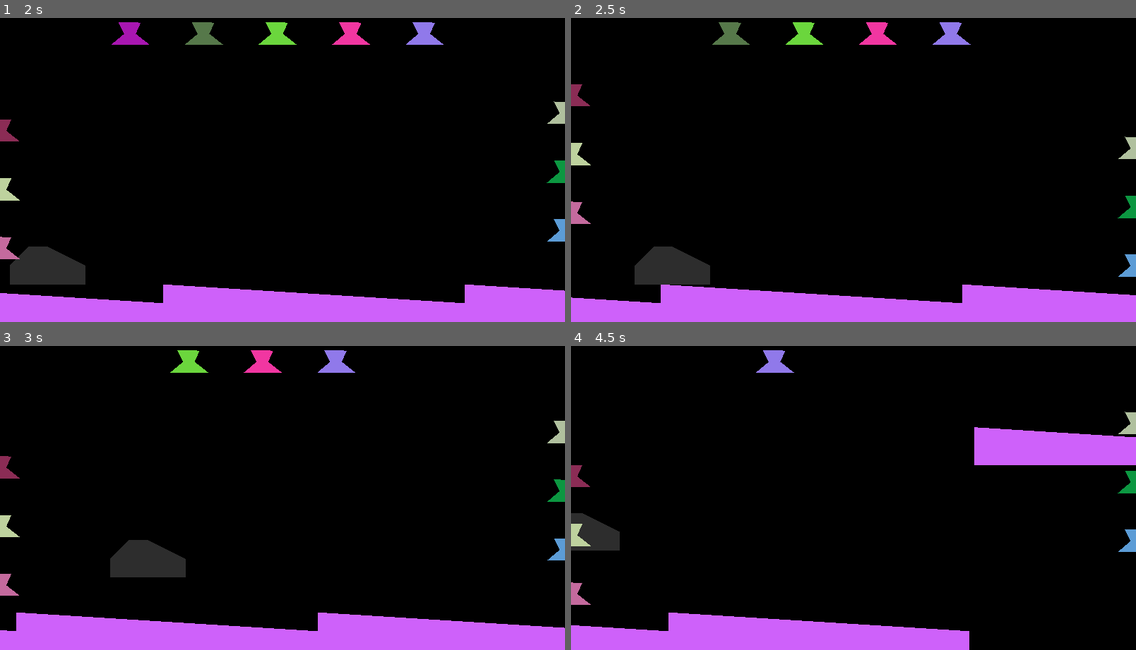
Above: before the commit, frames 1-4 (two rows, left to right).
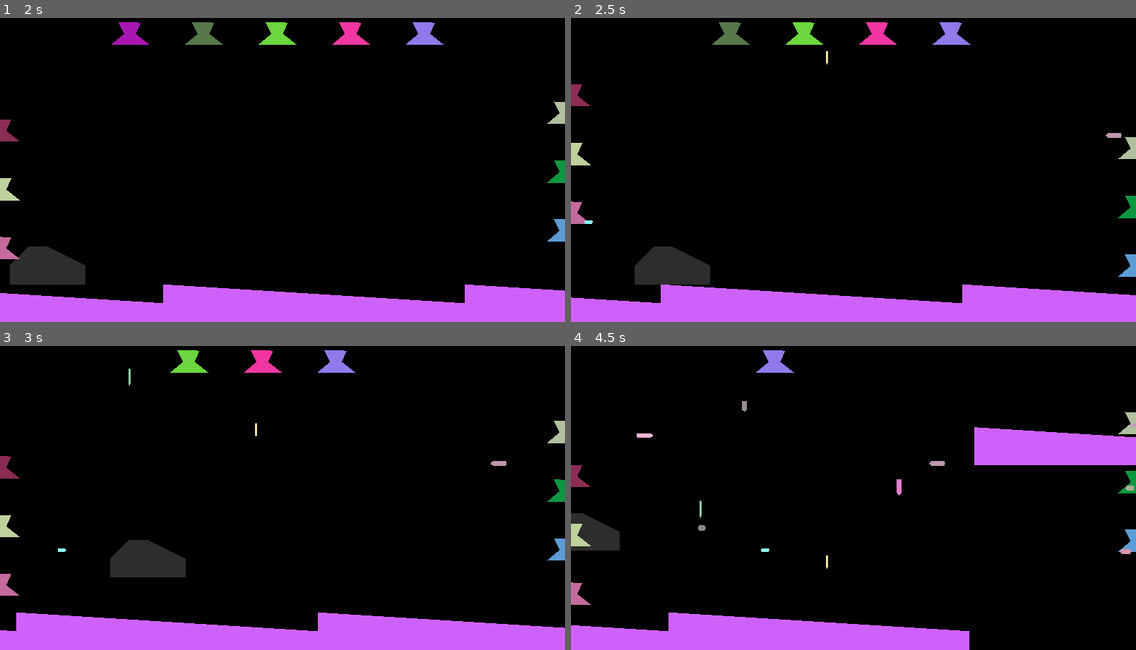
Above: after the commit, the same moments.

Repository: KOBUGE-Games/moon-dragoon
Game: Godot game, scene res://level/level1.tscn
Same seed, same stepped clock (60 frames per second), same inputs: the game is played once before the commit and once after it.
Inputs (mouse positions are in pixels of both pictures, inside the frame that each line leads up to):
- Up to frame 1 (2 s): move the mouse to (101, 33) at 0.52 s; hold Right (ui_right) 0.53-1.28 s; click (101, 33) at 0.67 s; move the mouse to (124, 33) at 1.27 s; hold Left (ui_left) from 1.28 s (still down); click (124, 33) at 1.42 s
- Up to frame 2 (2.5 s): move the mouse to (700, 33) at 2.02 s; release Left (ui_left) at 2.03 s; hold Right (ui_right) from 2.03 s (still down); click (700, 33) at 2.17 s
- Up to frame 3 (3 s): move the mouse to (135, 361) at 2.77 s; release Right (ui_right) at 2.78 s; hold Up (ui_up) from 2.78 s (still down); click (135, 361) at 2.92 s
- Up to frame 4 (4.5 s): move the mouse to (717, 361) at 3.52 s; release Up (ui_up) at 3.53 s; hold Left (ui_left) from 3.53 s (still down); click (717, 361) at 3.67 s; move the mouse to (723, 361) at 4.27 s; click (723, 361) at 4.42 s

Frame 1 is identical in both runs. In frame 2, less than 0.1% of the frame differs, in the area x 2-98%, y 10-68%; in frame 3, less than 0.1%; in frame 4, 0.3%, in the area x 11-100%, y 18-74%.

Commit message:
Add enemy bullets shot at random intervals in a straight line

Diff:
--- /dev/null
+++ b/bullet/bullet.gd
@@ -0,0 +1,27 @@
+extends Area2D
+
+export var speed = 300
+
+export var direction = Vector2(0, 1)
+
+export var cooldown_min = 2.5
+export var cooldown_max = 6.0
+
+
+func get_cooldown():
+	return rand_range(cooldown_min, cooldown_max)
+
+
+func _ready():
+	# FIXME: This is only for the lulz until proper artwork.
+	modulate = Color(randf(), randf(), randf()).lightened(0.5)
+	scale = Vector2(rand_range(0.7, 2.0), rand_range(0.7, 2.0))
+
+
+func _physics_process(delta):
+	position += direction * speed * delta
+
+
+func _on_bullet_body_entered(body):
+	if body is Player:
+		print("Player hit!")
--- /dev/null
+++ b/bullet/bullet.tscn
@@ -0,0 +1,18 @@
+[gd_scene load_steps=3 format=2]
+
+[ext_resource path="res://bullet/bullet.gd" type="Script" id=1]
+
+[sub_resource type="CapsuleShape2D" id=1]
+radius = 5.0
+
+[node name="bullet" type="Area2D"]
+script = ExtResource( 1 )
+
+[node name="Polygon2D" type="Polygon2D" parent="."]
+position = Vector2( 0, -0.73384 )
+polygon = PoolVector2Array( 0.0148468, -14.3835, -4.85465, -13.1662, -4.85465, 12.1178, -0.640663, 16.9873, 0.670357, 16.9873, 4.97799, 12.0241, 4.97799, -13.0725 )
+
+[node name="CollisionShape2D" type="CollisionShape2D" parent="."]
+shape = SubResource( 1 )
+
+[connection signal="body_entered" from="." to="." method="_on_bullet_body_entered"]
--- a/enemies/enemy.gd
+++ b/enemies/enemy.gd
@@ -6,6 +6,15 @@
 
 # Updated by parent group on callback.
 export var direction = Vector2(1, 0)
+var group
+
+export(PackedScene) var bullet_scene
+
+const BULLET_DIRECTIONS = {
+	"enemies_top": Vector2(0, 1),
+	"enemies_left": Vector2(1, 0),
+	"enemies_right": Vector2(-1, 0),
+}
 
 
 func flip_direction():
@@ -18,8 +27,10 @@
 	# FIXME: Only added for debugging purpose (see input_event callback below).
 	input_pickable = true
 
+	$bullet_time.start(rand_range(2.0, 5.0))
 
-func _process(delta):
+
+func _physics_process(delta):
 	position += direction * speed * delta
 
 
@@ -27,3 +38,15 @@
 func _on_enemy_input_event(_viewport, event, _shape_idx):
 	if event is InputEventMouseButton:
 		queue_free()
+
+
+func _on_bullet_time_timeout():
+	# Spawn bullet.
+	var bullet = bullet_scene.instance()
+	bullet.direction = BULLET_DIRECTIONS[group]
+	bullet.rotation_degrees = -bullet.direction.x * 90
+	bullet.position = global_position
+	# FIXME: Find a nicer way to access this.
+	$"/root/level1".add_child(bullet)
+	# Restart with bullet's cooldown time.
+	$bullet_time.wait_time = bullet.get_cooldown()
--- a/enemies/enemy.tscn
+++ b/enemies/enemy.tscn
@@ -1,12 +1,14 @@
-[gd_scene load_steps=3 format=2]
+[gd_scene load_steps=4 format=2]
 
 [ext_resource path="res://enemies/enemy.gd" type="Script" id=1]
+[ext_resource path="res://bullet/bullet.tscn" type="PackedScene" id=2]
 
 [sub_resource type="RectangleShape2D" id=1]
 extents = Vector2( 58.2377, 40.0466 )
 
 [node name="enemy" type="Area2D"]
 script = ExtResource( 1 )
+bullet_scene = ExtResource( 2 )
 
 [node name="Polygon2D" type="Polygon2D" parent="."]
 position = Vector2( -84.8528, -62.2254 )
@@ -15,4 +17,7 @@
 [node name="CollisionShape2D" type="CollisionShape2D" parent="."]
 shape = SubResource( 1 )
 
+[node name="bullet_time" type="Timer" parent="."]
+
 [connection signal="input_event" from="." to="." method="_on_enemy_input_event"]
+[connection signal="timeout" from="bullet_time" to="." method="_on_bullet_time_timeout"]
--- a/enemies/enemy_group.gd
+++ b/enemies/enemy_group.gd
@@ -10,6 +10,7 @@
 func _ready():
 	for slot in $slots.get_children():
 		var enemy = enemy_scene.instance()
+		enemy.group = enemy_group
 		enemy.add_to_group(enemy_group)
 		enemy.direction = init_direction
 		slot.add_child(enemy)
--- a/global.gd
+++ b/global.gd
@@ -3,3 +3,6 @@
 var speed_x = -500
 var length = 1024
 var screen_size = OS.get_screen_size()
+
+func _ready():
+	randomize()
--- a/player/player.gd
+++ b/player/player.gd
@@ -1,4 +1,5 @@
 extends RigidBody2D
+class_name Player
 
 var speed_y = -700
 var speed_x = 500
--- a/player/player.tscn
+++ b/player/player.tscn
@@ -7,7 +7,7 @@
 
 [sub_resource type="CapsuleShape2D" id=2]
 radius = 63.9996
-height = 128.001
+height = 128.0
 
 [node name="player" type="RigidBody2D"]
 collision_mask = 3
--- a/project.godot
+++ b/project.godot
@@ -13,9 +13,15 @@
 "class": "Enemy",
 "language": "GDScript",
 "path": "res://enemies/enemy.gd"
+}, {
+"base": "RigidBody2D",
+"class": "Player",
+"language": "GDScript",
+"path": "res://player/player.gd"
 } ]
 _global_script_class_icons={
-"Enemy": ""
+"Enemy": "",
+"Player": ""
 }
 
 [application]
